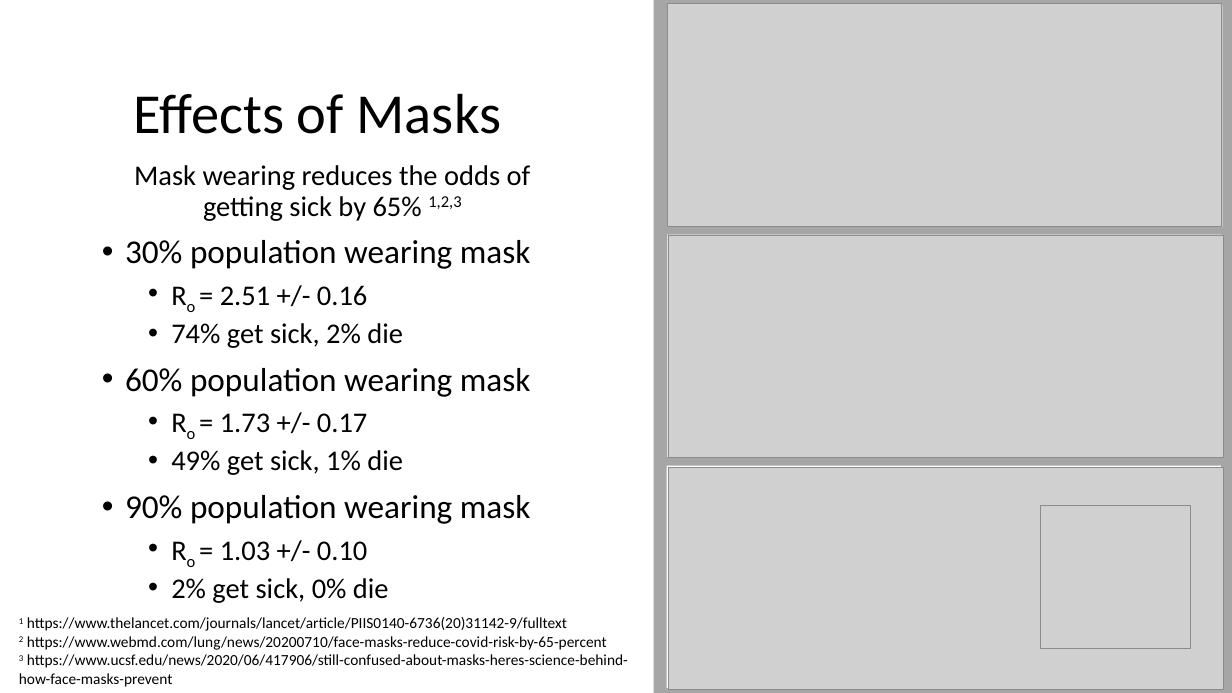
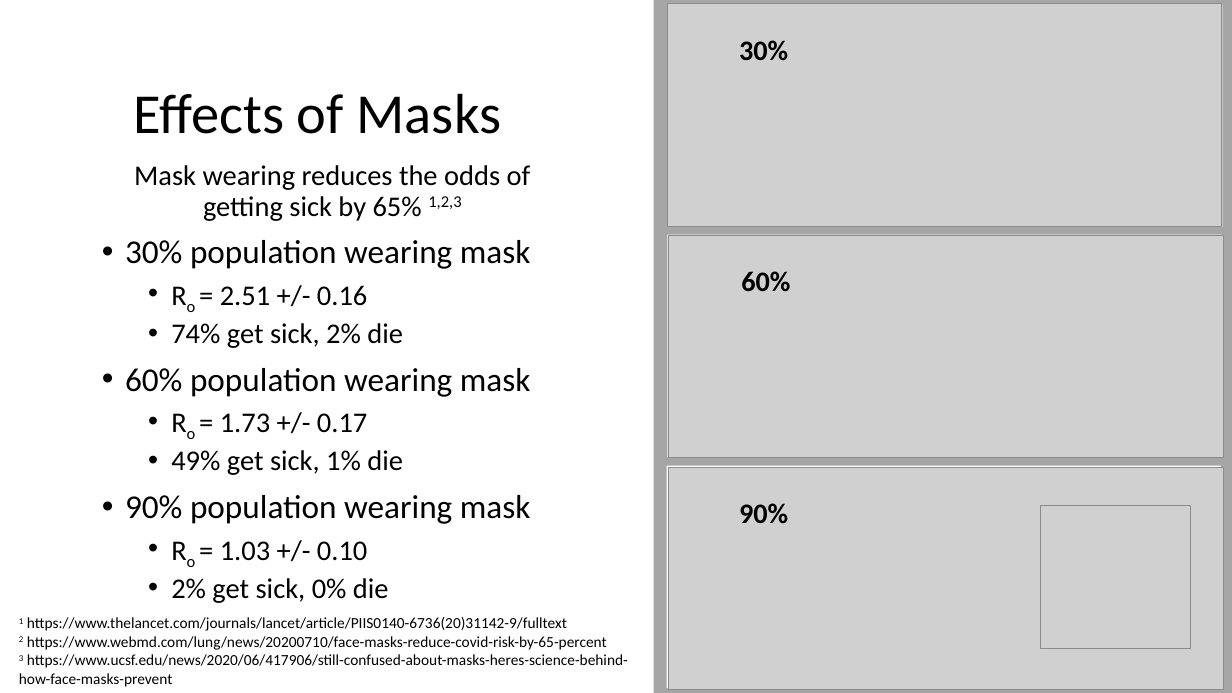
Before and after one commit to keklarup/VirusSpread, a slide deck: slide 14 of ABMpresentationCompressed.pptx. Drawn at 1232x693 pixels with LibreOffice and Linux fonts; fonts in the diff are those of the drawing; grey boxes stand for pictures. Boxes give left, top, right and bottom in pixels: in the first picture for what was removed or moved away, otherwise in the second. Text is boxed around its words. In the diff, an @@ line names an element or a change of style, - is before the commit and + after.

```diff
--- a/ABMpresentationCompressed.pptx
+++ b/ABMpresentationCompressed.pptx
@@ text added at [739,40,788,60], 22 pt, text #000000, bold @@
+30%
@@ text added at [741,271,790,292], 22 pt, text #000000, bold @@
+60%
@@ text added at [739,503,788,523], 22 pt, text #000000, bold @@
+90%
```
Also in this commit, not shown: 10 other slides changed, 4 other files.
